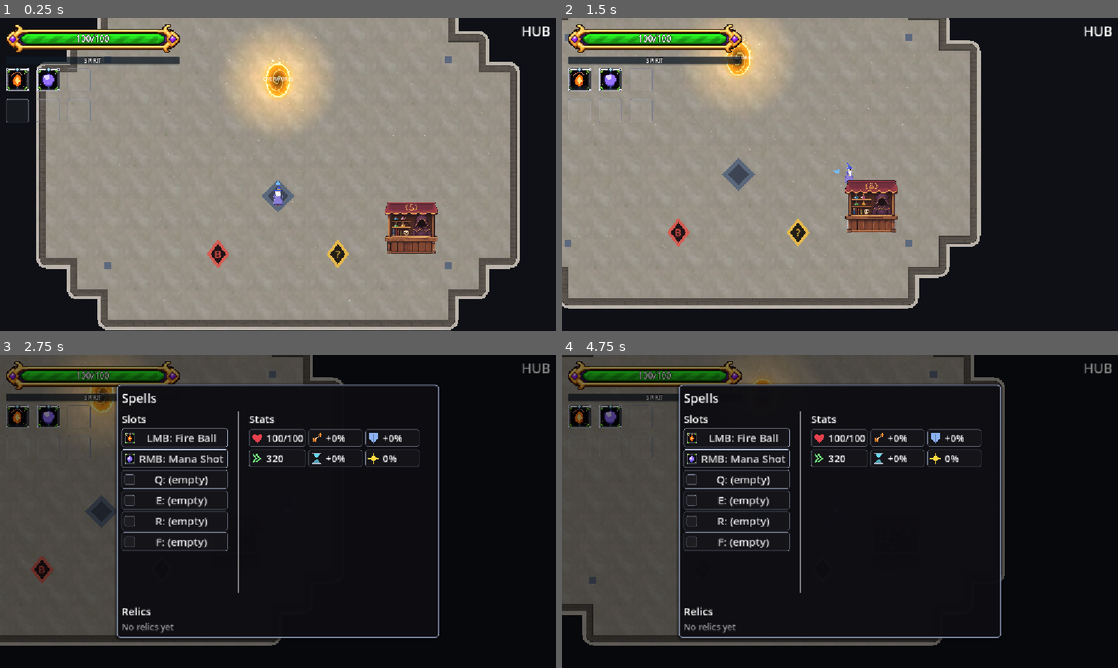
Above: before the commit, frames 1-4 (two rows, left to right).
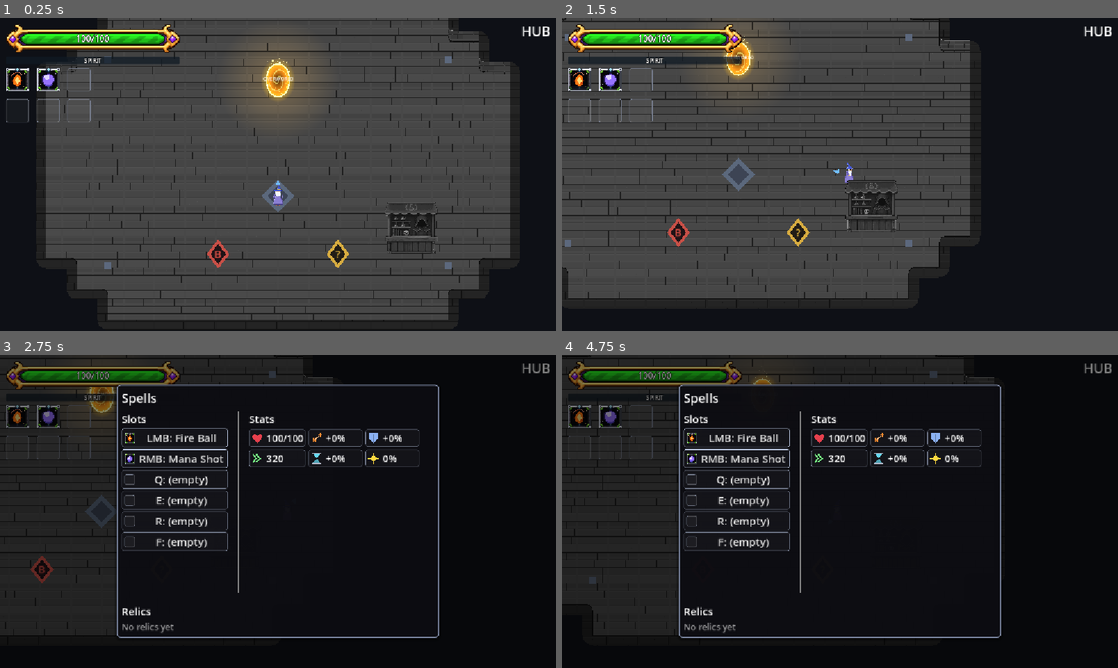
Above: after the commit, the same moments.

Repository: BestestGameStudio/gangU
Game: Godot game, scene res://game/core/main.tscn
The game is run twice, just before and just after one commit, with the same random seed, the same clock (stepped at 60 frames per second) and the same inputs. Sound files missing from this copy of the repository are replaced by a short silence.
Inputs (mouse positions are in pixels of both pictures, inside the frame that each line leads up to):
- Up to frame 1 (0.25 s): no input
- Up to frame 2 (1.5 s): tap Enter at 0.5 s; move the mouse to (962, 158) at 0.52 s; hold D (move_right) 0.53-1.25 s; hold Space (cast) 0.53-1.25 s; click (962, 158) at 0.67 s; drag from (728, 190) to (756, 58) at 1.27 s
- Up to frame 3 (2.75 s): move the mouse to (333, 442) at 2.02 s; hold D (move_right) from 2.03 s (still down); hold Tab (equip_panel) from 2.03 s (still down)
- Up to frame 4 (4.75 s): release D (move_right) at 2.75 s; release Tab (equip_panel) at 2.75 s; drag from (812, 574) to (600, 570) at 2.77 s; move the mouse to (1006, 558) at 3.52 s; hold A (move_left) 3.53-4.25 s; tap C (use_consumable) at 3.6 s; drag from (673, 464) to (795, 570) at 4.27 s

The runs differ from the first frame. In frame 1, 78% of the frame differs, in the area x 6-94%, y 0-100%; in frame 2, 63%; in frame 3, 19%; in frame 4, 22%.

Commit message:
Restore dark stone bricks with matched seams and a muted hub shop

Diff:
--- a/game/world/hub_floor.gd
+++ b/game/world/hub_floor.gd
@@ -1,6 +1,6 @@
 extends Node2D
 class_name HubFloor
-## Shared 64px dual-grid layout, with hub-specific soft flagstone and thin wall art.
+## Shared 64px dual-grid layout, with hub-specific dark stone bricks and thin wall art.
 ## Wall lives on lattice points. Each tile reads TL=1 TR=2 BR=4 BL=8.
 
 const CENTER := Vector2(576, 410)
@@ -10,8 +10,8 @@
 ## Tile transitions extend up to half a cell inside the nominal outline.
 ## Keep movement cells wholly within that inner floor, clear of the wall art.
 const WALL_CLEARANCE := 48.0
-const WALL_SHEET = preload("res://assets/sprites/terrain/dualgrid_flagstonewall.png")
-const FLOOR_VARIANTS = preload("res://assets/sprites/terrain/dualgrid_variants_flagstone_hub.png")
+const WALL_SHEET = preload("res://assets/sprites/terrain/dualgrid_brickwall_on_stonebrick.png")
+const FLOOR_VARIANTS = preload("res://assets/sprites/terrain/dualgrid_variants_stonebrick_hub.png")
 
 var outline: PackedVector2Array
 var _wall_outer: PackedVector2Array
Binary file changed: assets/sprites/shop_vendor.png
Binary file added: assets/sprites/terrain/dualgrid_brickwall_on_stonebrick.png
Not shown, changed: assets/sprites/terrain/dualgrid_brickwall_on_stonebrick.png.import
Binary file removed: assets/sprites/terrain/dualgrid_flagstonewall.png
Binary file removed: assets/sprites/terrain/dualgrid_variants_flagstone_hub.png
Binary file added: assets/sprites/terrain/dualgrid_variants_stonebrick_hub.png
Not shown, changed: assets/sprites/terrain/dualgrid_variants_stonebrick_hub.png.import
Not shown, changed: assets/sprites/SOURCE.md
